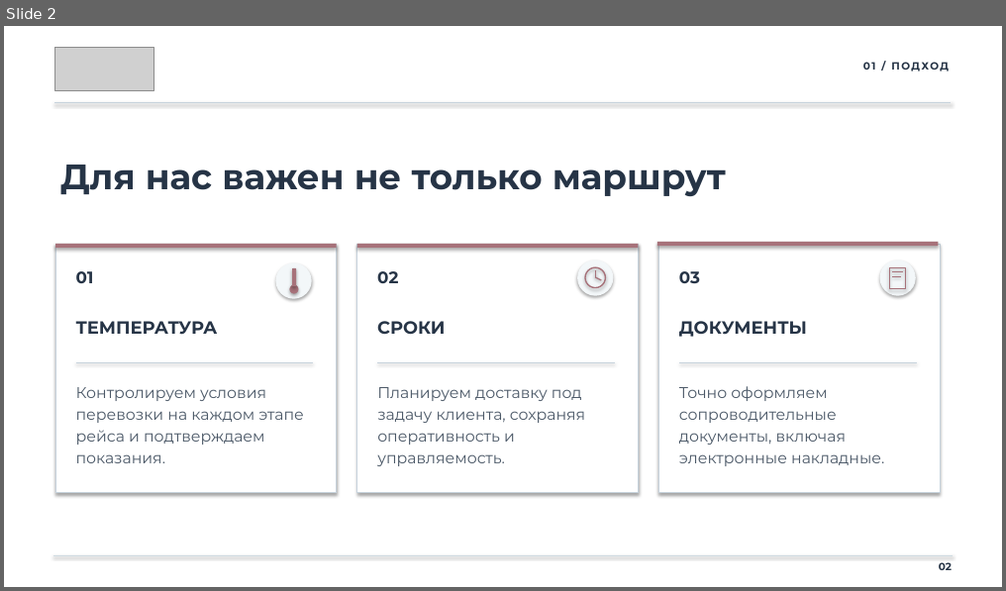
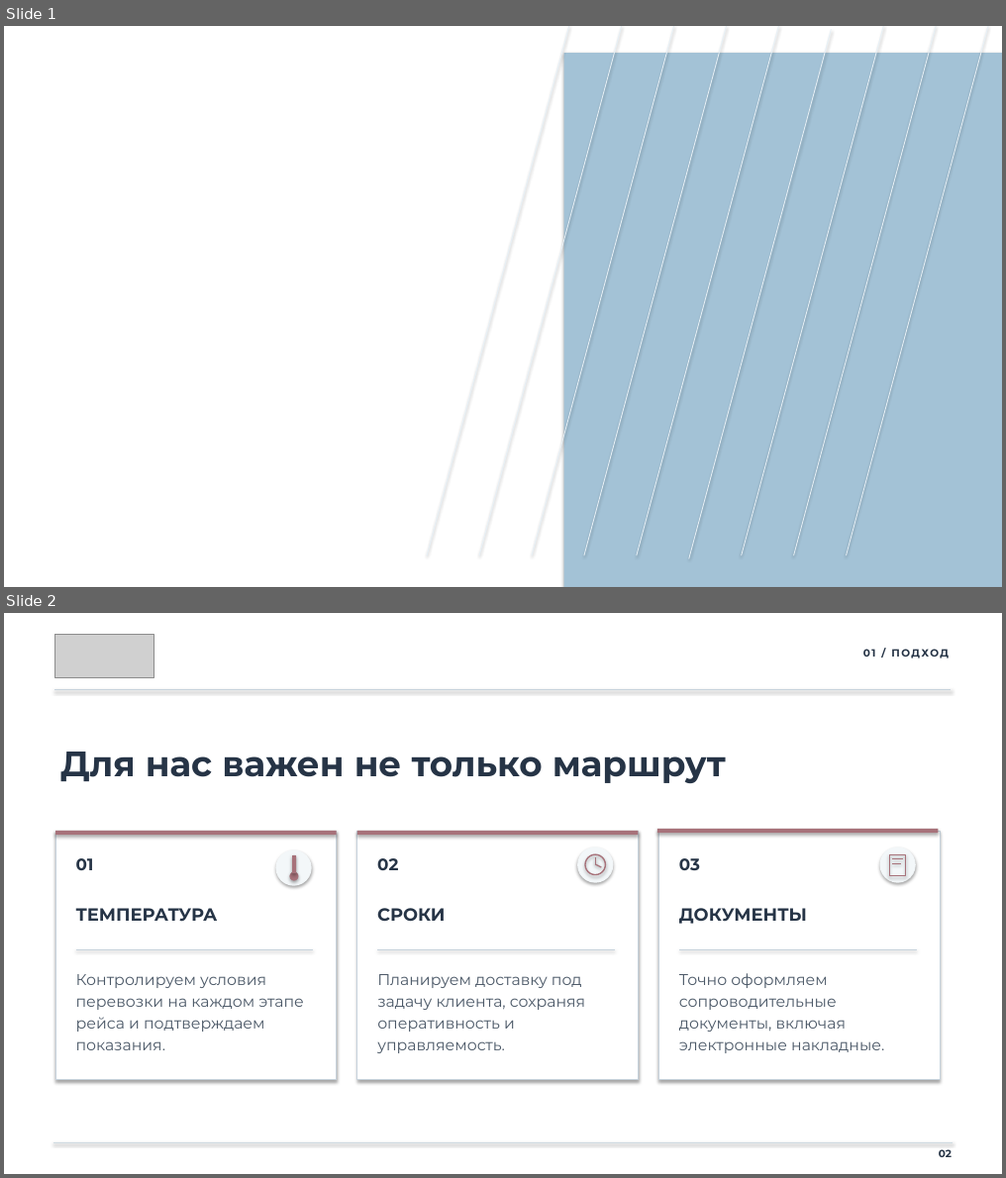
Before and after one commit to clouderefresh-arch/presentation, a slide deck: OLS-presentation.pptx. Shown one above the other, each under a label of ours: slide 2 before the commit, slides 1 and 2 after it. The pictures are 1006x591 and 1006x1178 pixels, drawn with LibreOffice and Linux fonts; fonts in the diff are those of the drawing; grey boxes stand for pictures. Boxes give left, top, right and bottom in pixels: in the first picture for what was removed or moved away, otherwise in the second. Text is boxed around its words. In the diff, an @@ line names an element or a change of style, - is before the commit and + after.

```diff
--- a/OLS-presentation.pptx
+++ b/OLS-presentation.pptx
@@ slide 1 added at bbox=[4, 26, 1002, 587], background #FFFFFF @@
@@ line added from (569, 26) to (427, 556), #E7F0F6 0.8 pt @@
@@ line added from (622, 26) to (479, 556), #E7F0F6 0.8 pt @@
@@ line added from (674, 26) to (532, 556), #E7F0F6 0.8 pt @@
@@ rectangle added at bbox=[564, 53, 1002, 587], fill #A3C2D6 @@
@@ line added from (727, 26) to (584, 556), #E7F0F6 0.8 pt @@
@@ line added from (779, 26) to (637, 556), #E7F0F6 0.8 pt @@
@@ line added from (832, 29) to (689, 559), #E7F0F6 0.8 pt @@
@@ line added from (884, 26) to (742, 556), #E7F0F6 0.8 pt @@
@@ line added from (936, 26) to (794, 556), #E7F0F6 0.8 pt @@
@@ line added from (988, 26) to (846, 556), #E7F0F6 0.8 pt @@
```
Also in this commit, not shown: 1 slide removed, 1 other file.
